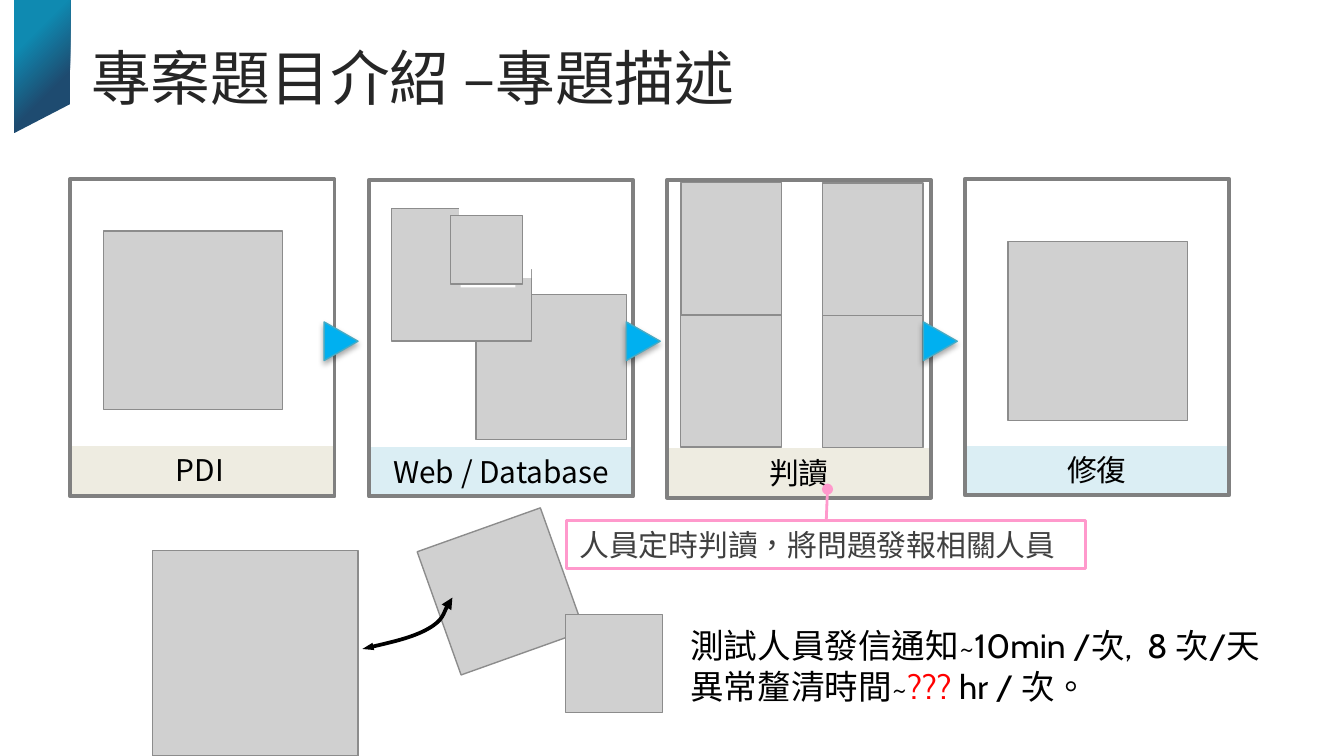
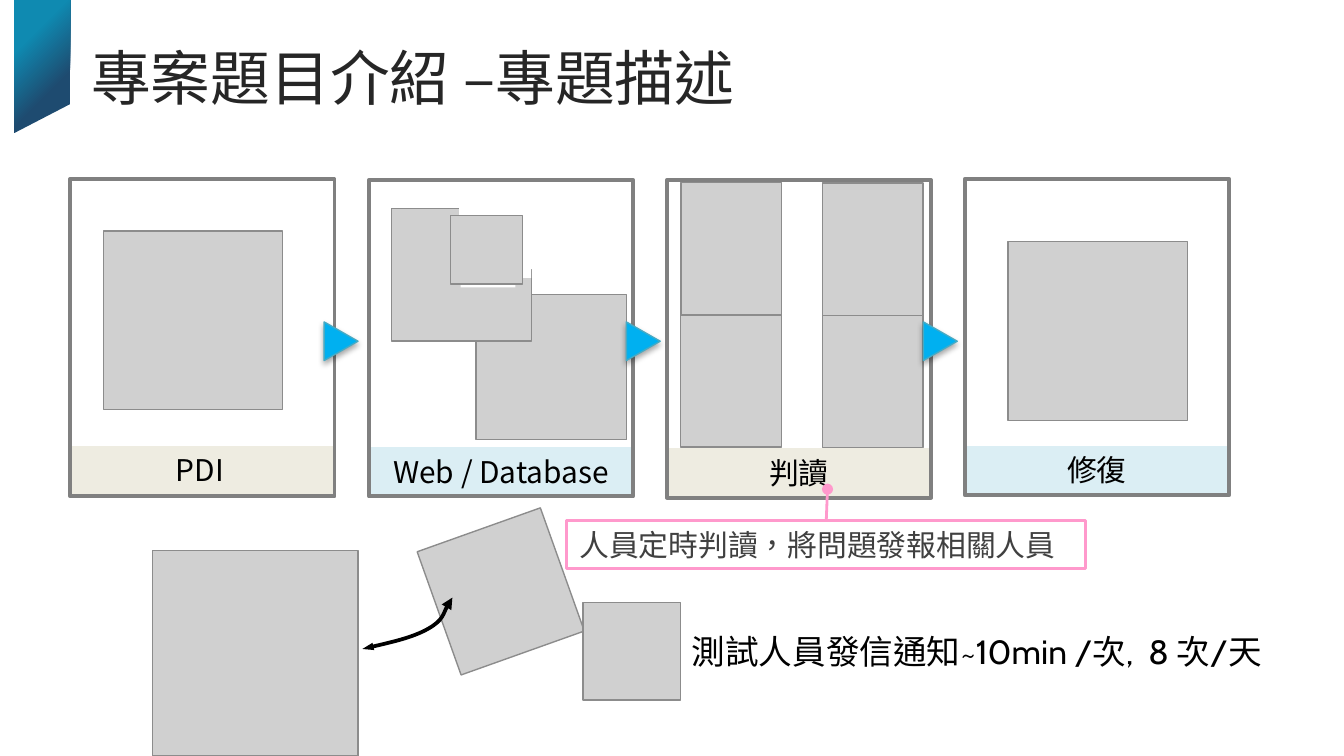
Before and after one commit to JoyLiii/temp, a slide deck: slide 4 of 學以致用_tarmap判讀與預警.pptx. Drawn at 1344x756 pixels with LibreOffice and Linux fonts; fonts in the diff are those of the drawing; grey boxes stand for pictures; background and template pictures are left out. Boxes give left, top, right and bottom in pixels: in the first picture for what was removed or moved away, otherwise in the second. Text is boxed around its words. In the diff, an @@ line names an element or a change of style, - is before the commit and + after.

```diff
--- a/學以致用_tarmap判讀與預警.pptx
+++ b/學以致用_tarmap判讀與預警.pptx
@@ picture: place and size @@
-picture at [566, 614, 664, 712]
+picture at [583, 602, 681, 700]
@@ text at [690, 670, 1088, 702]: paragraph removed @@
-➢ 異常釐清時間~??? hr / 次。
```
Also in this commit, not shown: 6 other slides changed, 6 slides added, 6 slides removed.
